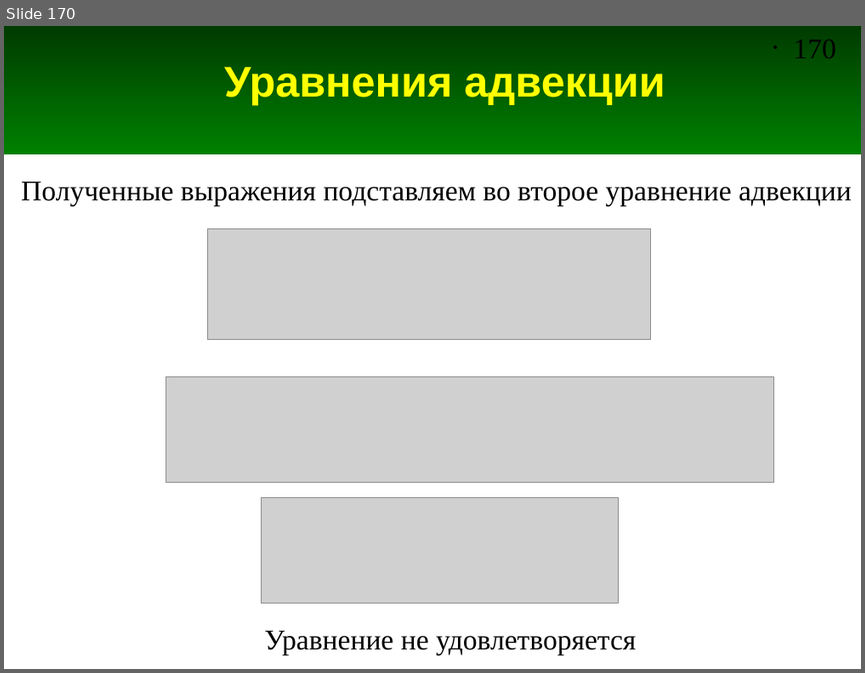
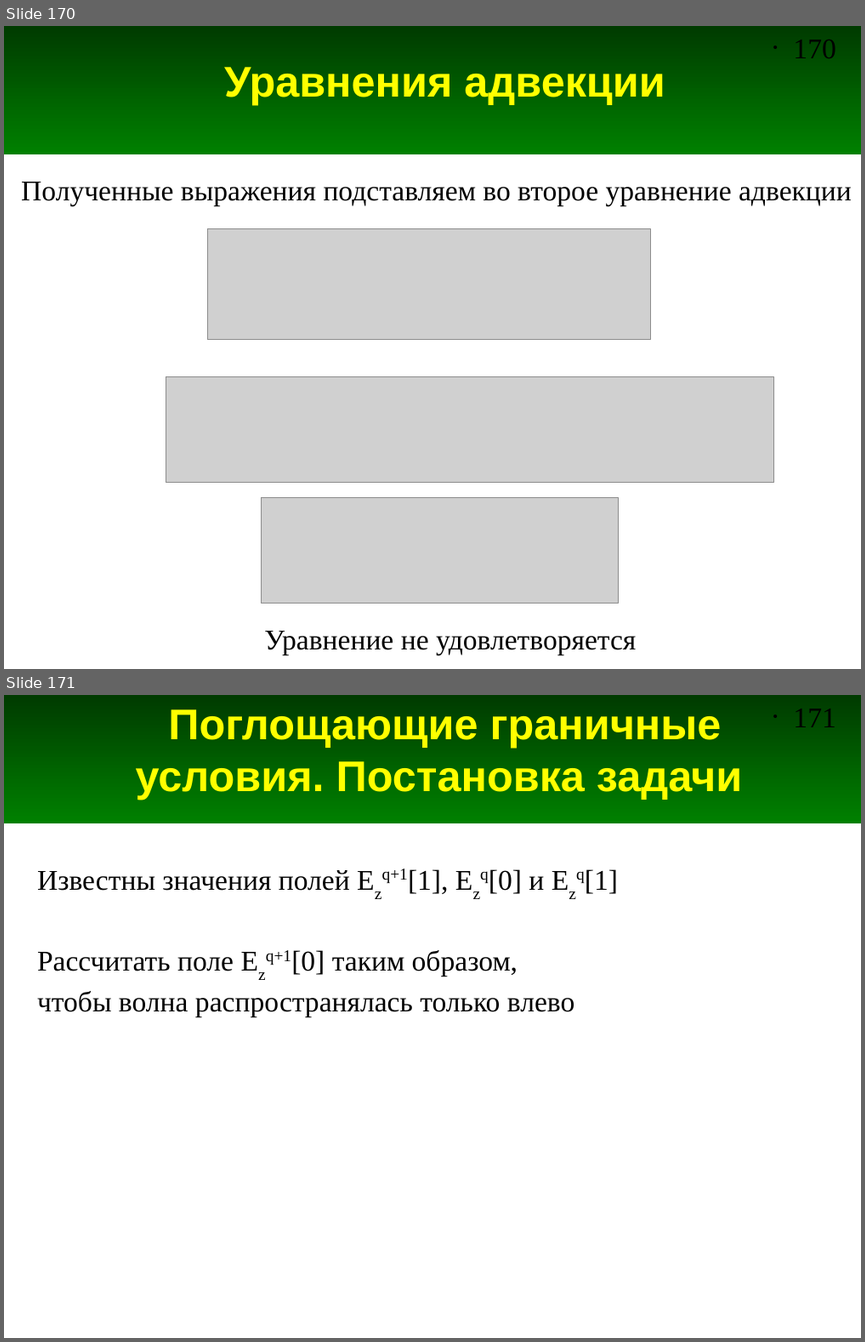
Before and after one commit to andris0147sv/modelling, a slide deck: presentations/2. FDTD.odp. Shown one above the other, each under a label of ours: slide 170 before the commit, slides 170 and 171 after it. The pictures are 865x673 and 865x1342 pixels, drawn with LibreOffice and Linux fonts; fonts in the diff are those of the drawing; grey boxes stand for pictures. Boxes give left, top, right and bottom in pixels: in the first picture for what was removed or moved away, otherwise in the second. Text is boxed around its words. In the diff, an @@ line names an element or a change of style, - is before the commit and + after.

Commit message:
Добавлены слайды про граинчные условия ABC первого порядка

```diff
--- a/presentations/2. FDTD.odp
+++ b/presentations/2. FDTD.odp
@@ slide 171 added at <box>4,695,861,1338</box>, background #FFFFFF; not listed: 2 template elements that a slide beside it also shows @@
@@ title added at <box>136,709,742,800</box>, 36 pt, text #FFFF00, bold @@
+Поглощающие граничные условия. Постановка задачи
@@ text added at <box>37,869,618,899</box>, 24 pt, text #000000 @@
+Известны значения полей Ezq+1[1], Ezq[0] и Ezq[1]
@@ text added at <box>37,950,575,1017</box>, 24 pt, text #000000 @@
+Рассчитать поле Ezq+1[0] таким образом,
+чтобы волна распространялась только влево
```
Also in this commit, not shown: 1 slide changed, 8 other slides added, 1 other file.
